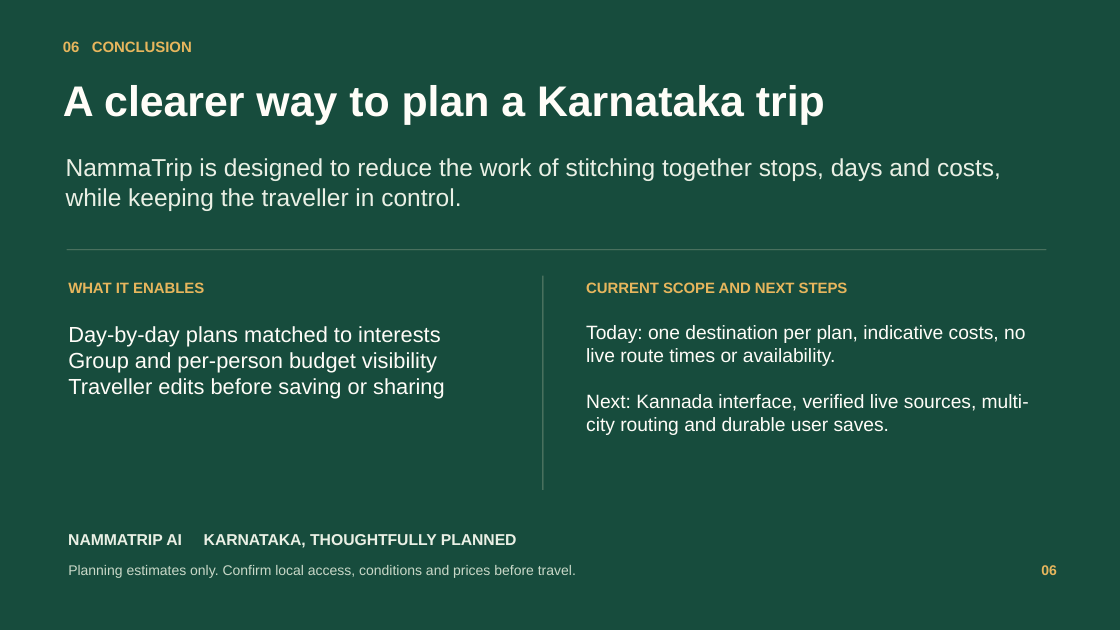
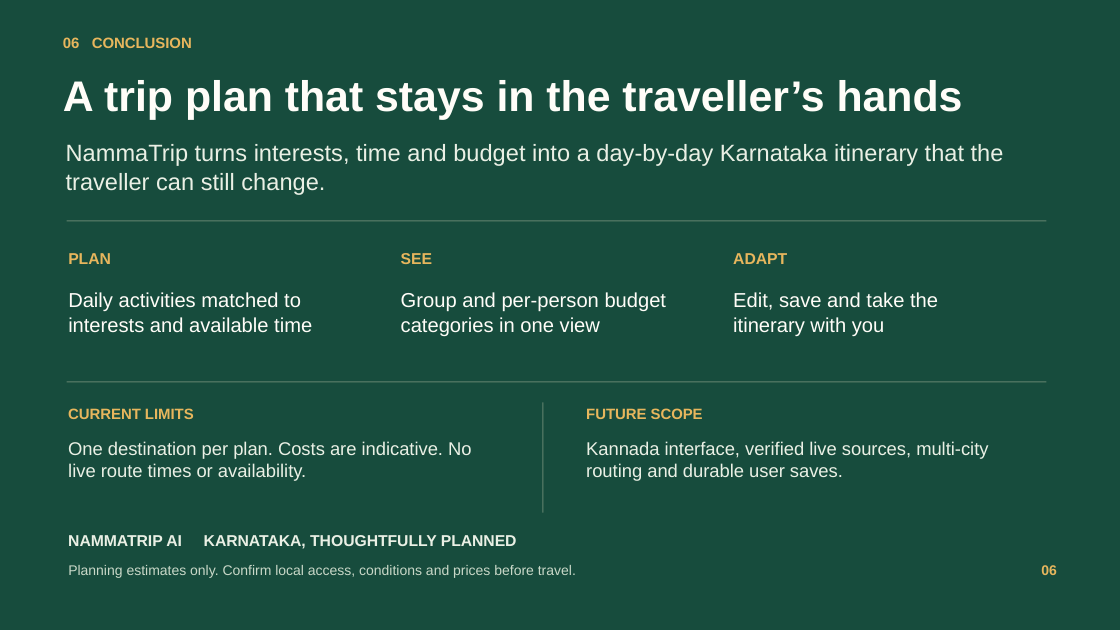
Before and after one commit to gireeshpatgar17/NammaTrip-AI, a slide deck: slide 7 of output/NammaTrip-AI-Hackathon-Presentation.pptx (slide 6 before the commit). Drawn at 1120x630 pixels with LibreOffice and Linux fonts; fonts in the diff are those of the drawing. Boxes give left, top, right and bottom in pixels: in the first picture for what was removed or moved away, otherwise in the second. Text is boxed around its words. In the diff, an @@ line names an element or a change of style, - is before the commit and + after.

Commit message:
Align presentation with organizer requirements

```diff
--- a/output/NammaTrip-AI-Hackathon-Presentation.pptx
+++ b/output/NammaTrip-AI-Hackathon-Presentation.pptx
@@ text "06 CONCLUSION" moved from (x1=63, y1=41, x2=192, y2=52) to (x1=63, y1=37, x2=192, y2=48) @@
@@ text at (x1=63, y1=80, x2=963, y2=119): text changed @@
-A clearer way to plan a Karnataka trip
+A trip plan that stays in the traveller’s hands
@@ text added at (x1=66, y1=144, x2=1004, y2=195), 20.2 pt, text #EAF0E5 @@
+NammaTrip turns interests, time and budget into a day-by-day Karnataka itinerary that the traveller can still change.
@@ text removed at (x1=66, y1=158, x2=1001, y2=211) @@
-NammaTrip is designed to reduce the work of stitching together stops, days and costs, while keeping the traveller in control.
@@ rectangle moved from (x1=66, y1=250, x2=1047, y2=250) to (x1=66, y1=220, x2=1047, y2=221) @@
@@ text added at (x1=68, y1=253, x2=111, y2=264), 13.5 pt, text #E7B65D, bold @@
+PLAN
@@ text added at (x1=401, y1=253, x2=432, y2=264), 13.5 pt, text #E7B65D, bold @@
+SEE
@@ text added at (x1=733, y1=253, x2=787, y2=264), 13.5 pt, text #E7B65D, bold @@
+ADAPT
@@ text removed at (x1=68, y1=282, x2=204, y2=293) @@
-WHAT IT ENABLES
@@ text added at (x1=68, y1=292, x2=312, y2=333), 17.2 pt, text #FFFDF8 @@
+Daily activities matched to interests and available time
@@ text added at (x1=401, y1=292, x2=667, y2=336), 17.2 pt, text #FFFDF8 @@
+Group and per-person budget categories in one view
@@ text removed at (x1=586, y1=282, x2=848, y2=293) @@
-CURRENT SCOPE AND NEXT STEPS
@@ text added at (x1=733, y1=292, x2=938, y2=336), 17.2 pt, text #FFFDF8 @@
+Edit, save and take the itinerary with you
@@ text removed at (x1=68, y1=326, x2=445, y2=399) @@
-Day-by-day plans matched to interests
-Group and per-person budget visibility
-Traveller edits before saving or sharing
@@ rectangle added at (x1=66, y1=381, x2=1047, y2=382), fill #8FA58C at 65% opacity @@
@@ text added at (x1=68, y1=408, x2=194, y2=419), 12.8 pt, text #E7B65D, bold @@
+CURRENT LIMITS
@@ rectangle resized from (x1=543, y1=276, x2=544, y2=490) to (x1=543, y1=402, x2=544, y2=513) @@
@@ text added at (x1=586, y1=408, x2=703, y2=419), 12.8 pt, text #E7B65D, bold @@
+FUTURE SCOPE
@@ text added at (x1=68, y1=441, x2=471, y2=481), 15.8 pt, text #EAF0E5 @@
+One destination per plan. Costs are indicative. No live route times or availability.
@@ text at (x1=586, y1=441, x2=988, y2=481): text changed; size 16.5 to 15.8 pt; text colour #FFFDF8 to #EAF0E5 @@
-Today: one destination per plan, indicative costs, no live route times or availability.
-Next: Kannada interface, verified live sources, multi-city routing and durable user saves.
+Kannada interface, verified live sources, multi-city routing and durable user saves.
```
Also in this commit, not shown: 4 other slides changed, 2 slides added, 1 slide removed, 3 other files.
